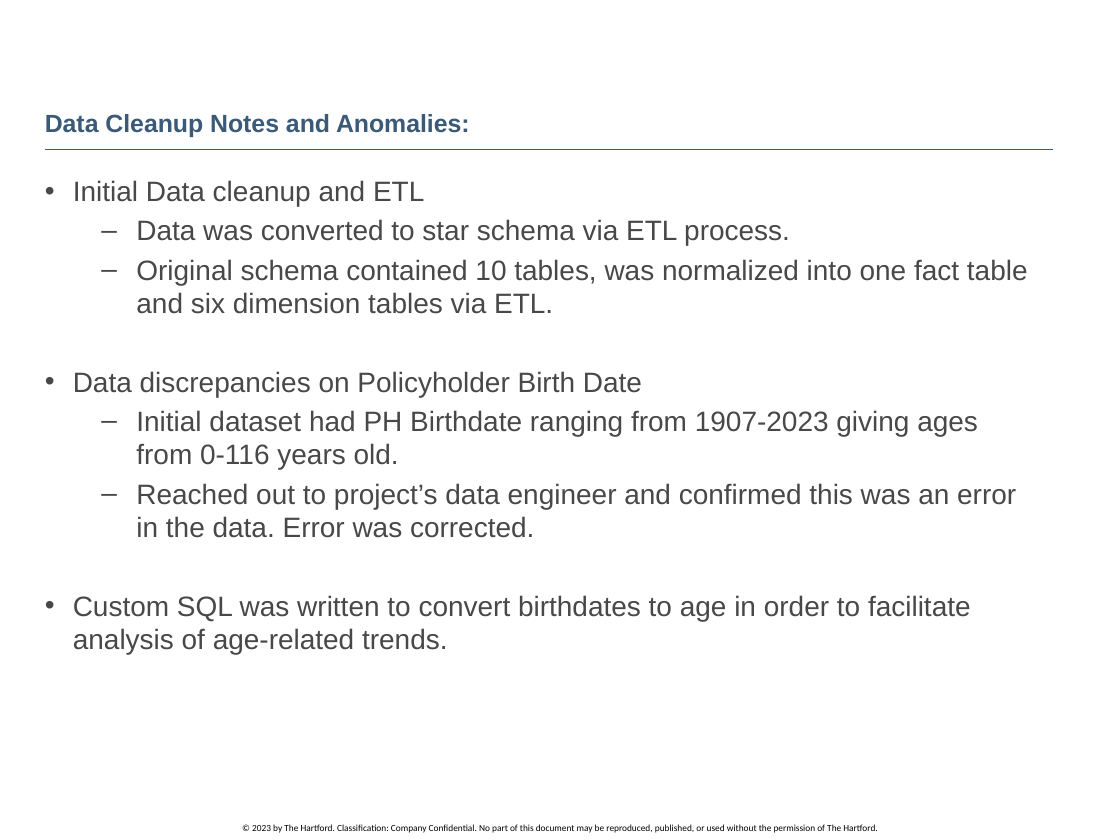
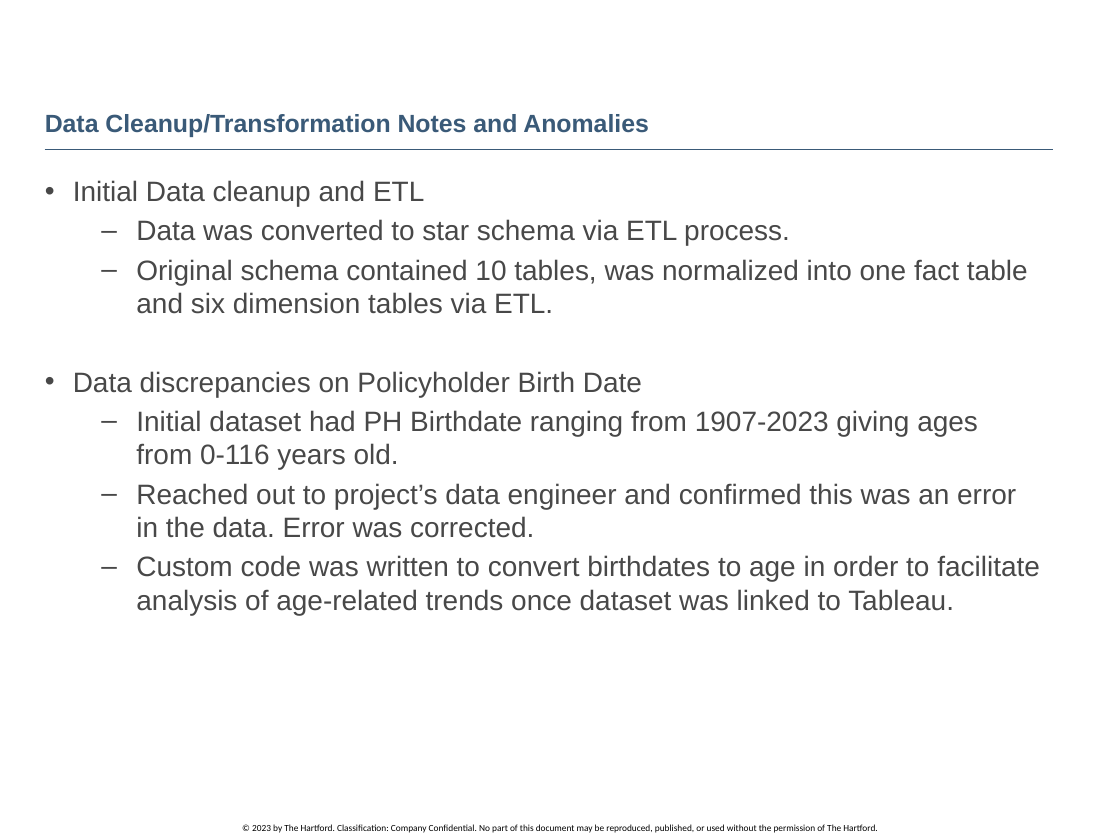
Before and after one commit to Jeni-D/PUBLIC, a slide deck: slide 3 of Capstone/JDUSCHAK CAPSTONE POWERPOINT.pptx. Drawn at 1120x840 pixels with LibreOffice and Linux fonts; fonts in the diff are those of the drawing; background and template pictures are left out. Boxes give left, top, right and bottom in pixels: in the first picture for what was removed or moved away, otherwise in the second. Text is boxed around its words. In the diff, an @@ line names an element or a change of style, - is before the commit and + after.

```diff
--- a/Capstone/JDUSCHAK CAPSTONE POWERPOINT.pptx
+++ b/Capstone/JDUSCHAK CAPSTONE POWERPOINT.pptx
@@ title at (45,114,648,137): text changed @@
-Data Cleanup Notes and Anomalies:
+Data Cleanup/Transformation Notes and Anomalies
@@ text at (136,555,1040,615): text changed @@
-• Custom SQL was written to convert birthdates to age in order to facilitate analysis of age-related trends.
+  – Custom code was written to convert birthdates to age in order to facilitate analysis of age-related trends once dataset was linked to Tableau.
```
Also in this commit, not shown: 10 other slides changed, 1 other file.
